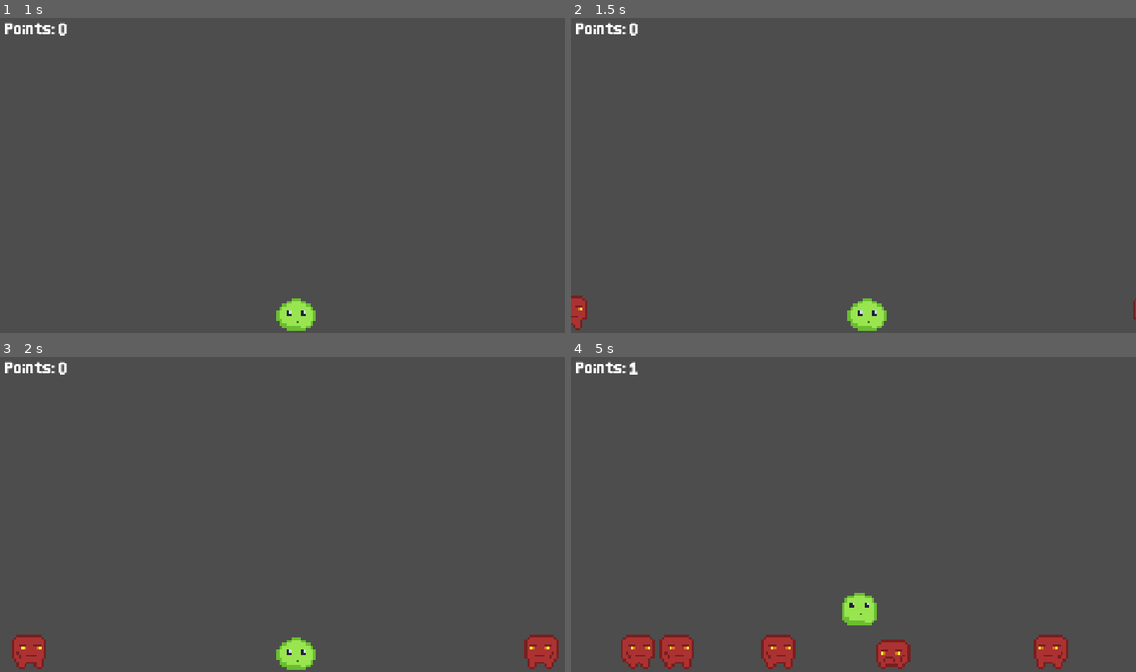
Above: before the commit, frames 1-4 (two rows, left to right).
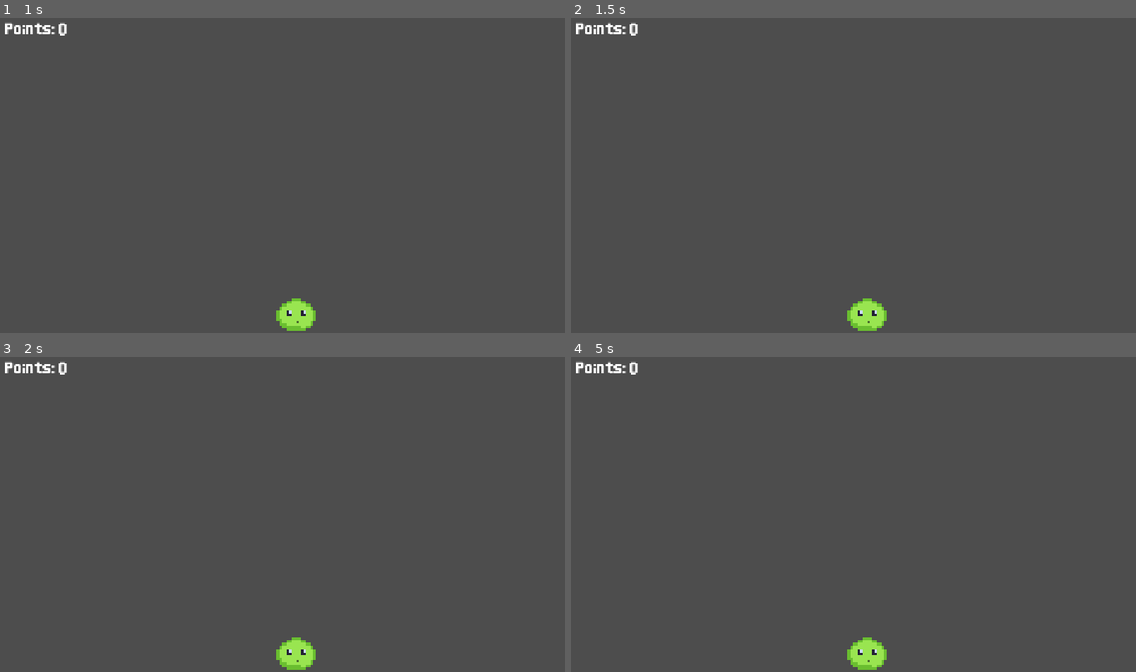
Above: after the commit, the same moments.

Repository: gnampfkuchen-oss/King-of-Blob
Game: Godot game, scene res://Scenes/main.tscn
Two runs of this game, one before a commit and one after it. Both use one fixed random seed, a clock stepped at 60 frames per second and the inputs below.
Inputs:
- Up to frame 1 (1 s): hold Right (right) from 0.53 s (still down)
- Up to frame 2 (1.5 s): keep holding Right (right); tap Enter at 1.25 s
- Up to frame 3 (2 s): keep holding Right (right)
- Up to frame 4 (5 s): release Right (right) at 2.03 s; hold Left (left) 2.03-2.78 s; hold Right (right) 2.78-4.28 s; hold Left (left) from 4.28 s (still down)

Frame 1 is identical in both runs. In frame 2, 0.3% of the frame differs, in the area x 0-100%, y 88-100%; in frame 3, 1.1%; in frame 4, 3.8%, in the area x 8-88%, y 1-100%.

Commit message:
Added

Diff:
--- a/new-game-project/Scenes/main.tscn
+++ b/new-game-project/Scenes/main.tscn
@@ -5,7 +5,11 @@
 [ext_resource type="PackedScene" uid="uid://ccfhqh8b837fa" path="res://Scenes/player.tscn" id="1_jjgbg"]
 [ext_resource type="PackedScene" uid="uid://dbtxw1jpbbb5i" path="res://Scenes/ui.tscn" id="2_21xkr"]
 [ext_resource type="PackedScene" uid="uid://c07eiywdvsvnd" path="res://Scenes/enemy1_L.tscn" id="3_jjvhh"]
+[ext_resource type="PackedScene" uid="uid://cv7dj1nk36a6y" path="res://Scenes/enemy2_R.tscn" id="4_hptm8"]
+[ext_resource type="PackedScene" uid="uid://do04qfoagwmj6" path="res://Scenes/enemy3_R.tscn" id="5_d1ilt"]
 [ext_resource type="PackedScene" uid="uid://f060nnwkta4y" path="res://Scenes/enemy1_R.tscn" id="5_kry3j"]
+[ext_resource type="PackedScene" uid="uid://cciumh5q0bcnf" path="res://Scenes/enemy2_L.tscn" id="8_6iyac"]
+[ext_resource type="PackedScene" uid="uid://b883yfm6et4hi" path="res://Scenes/enemy3_L.tscn" id="9_fdnlq"]
 
 [sub_resource type="RectangleShape2D" id="RectangleShape2D_23856"]
 size = Vector2(24.75, 14)
@@ -24,7 +28,9 @@
 [node name="Spawner L" type="Node2D" parent="." unique_id=1427597293]
 position = Vector2(-100, 640)
 script = ExtResource("1_bo1nx")
-spawn_scene = ExtResource("3_jjvhh")
+spawn_scene1 = ExtResource("5_kry3j")
+spawn_scene2 = ExtResource("4_hptm8")
+spawn_scene3 = ExtResource("5_d1ilt")
 
 [node name="Timer" type="Timer" parent="Spawner L" unique_id=955568304]
 autostart = true
@@ -35,7 +41,9 @@
 [node name="Spawner R" type="Node2D" parent="." unique_id=526468442]
 position = Vector2(1219, 640)
 script = ExtResource("1_bo1nx")
-spawn_scene = ExtResource("5_kry3j")
+spawn_scene1 = ExtResource("3_jjvhh")
+spawn_scene2 = ExtResource("8_6iyac")
+spawn_scene3 = ExtResource("9_fdnlq")
 
 [node name="Timer" type="Timer" parent="Spawner R" unique_id=1694083515]
 autostart = true
--- a/new-game-project/Scripts/enemy_2_L.gd
+++ b/new-game-project/Scripts/enemy_2_L.gd
@@ -4,7 +4,7 @@
 # Called when the node enters the scene tree for the first time.
 func _ready() -> void:
 	$AnimatedSprite2D.play("default")
-	speed = randf_range(200, 100)
+	speed = randf_range(300, 200)
 	await get_tree().create_timer(20.0).timeout
 	queue_free()
 
--- a/new-game-project/Scripts/enemy_2_R.gd
+++ b/new-game-project/Scripts/enemy_2_R.gd
@@ -5,7 +5,7 @@
 func _ready() -> void:
 	$AnimatedSprite2D.flip_h = true
 	$AnimatedSprite2D.play("default")
-	speed = randf_range(-100, -200)
+	speed = randf_range(-200, -300)
 	await get_tree().create_timer(20.0).timeout
 	queue_free()
 
--- a/new-game-project/Scripts/spawner_l.gd
+++ b/new-game-project/Scripts/spawner_l.gd
@@ -1,6 +1,8 @@
 extends Node2D
 
-@export var spawn_scene: PackedScene
+@export var spawn_scene1: PackedScene
+@export var spawn_scene2: PackedScene
+@export var spawn_scene3: PackedScene
 @onready var timer: Timer = $Timer
 
 # Called when the node enters the scene tree for the first time.
@@ -17,7 +19,14 @@
 	timer.start()
 
 func _on_timer_timeout() -> void:
-	var enemy = spawn_scene.instantiate()
+	var num = randi_range(1,3)
+	var enemy = 1
+	if (num == 1):
+		enemy = spawn_scene1.instantiate()
+	elif (num == 2):
+		enemy = spawn_scene2.instantiate()
+	elif (num == 3):
+		enemy = spawn_scene3.instantiate()
 	enemy.global_position = global_position
 	get_parent().add_child(enemy)
 	start_random_timer()
